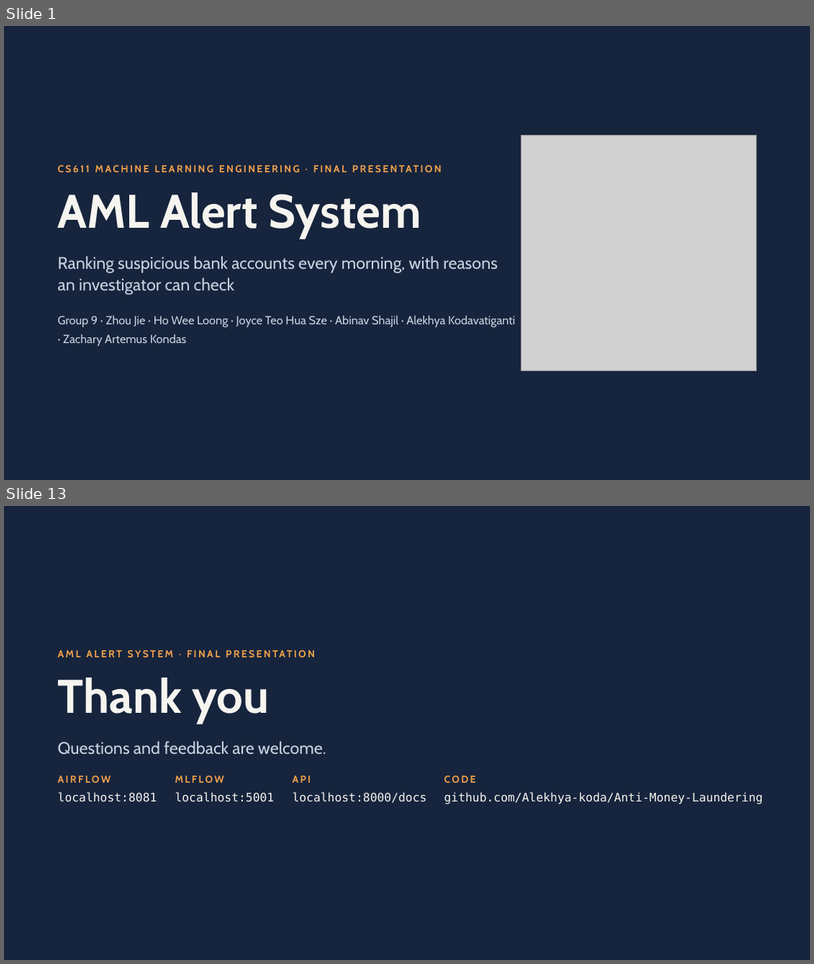
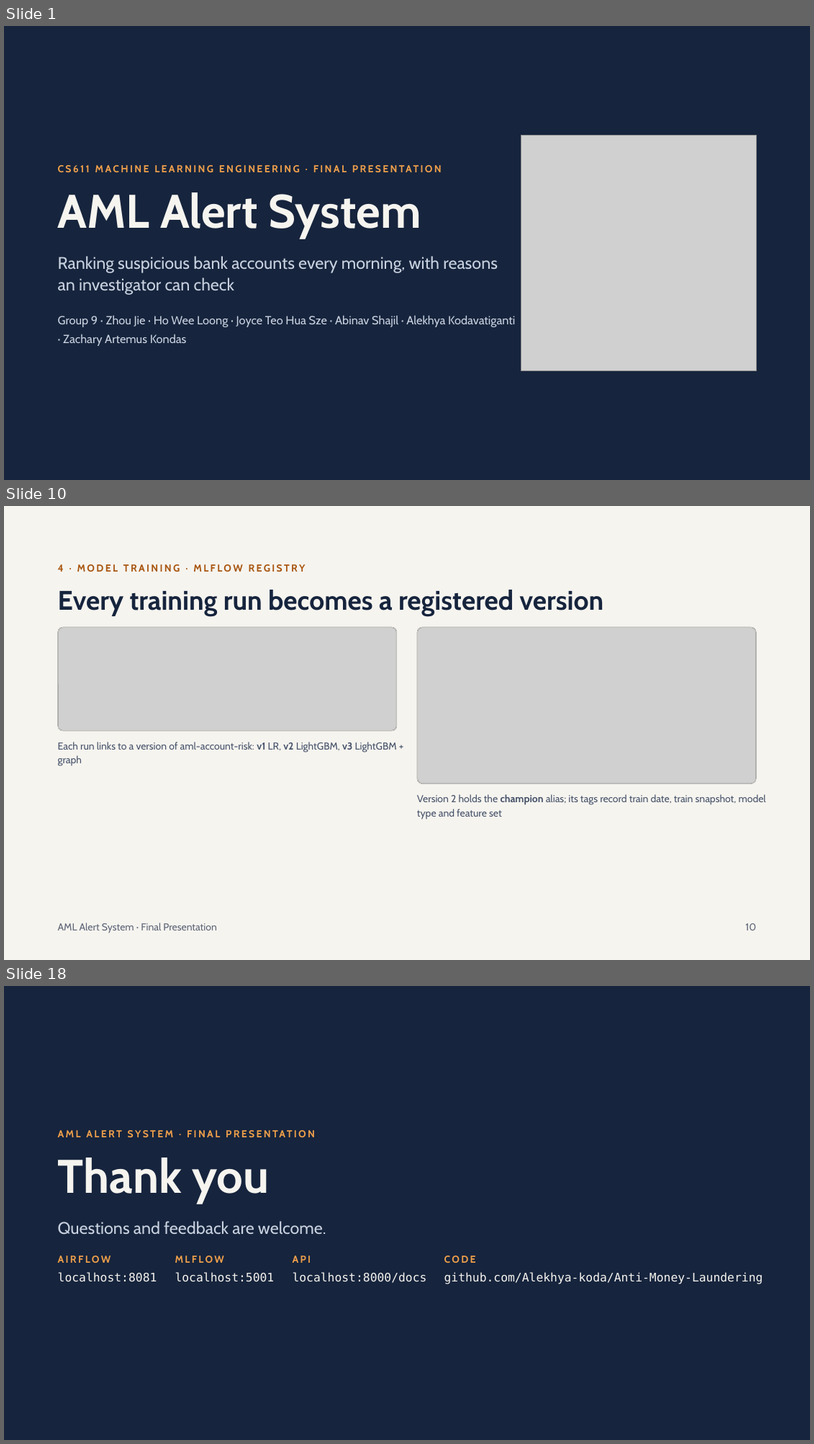
Before and after one commit to Alekhya-koda/Anti-Money-Laundering, a slide deck: reports/AML Alert System Final Presentation.pptx. Shown one above the other, each under a label of ours: slides 1 and 13 before the commit, slides 1, 10 and 18 after it; the slides between them are not shown. The pictures are 814x964 and 814x1444 pixels, drawn with LibreOffice and Linux fonts; fonts in the diff are those of the drawing; grey boxes stand for pictures. Boxes give left, top, right and bottom in pixels: in the first picture for what was removed or moved away, otherwise in the second. Text is boxed around its words. In the diff, an @@ line names an element or a change of style, - is before the commit and + after.

```diff
--- a/reports/AML Alert System Final Presentation.pptx
+++ b/reports/AML Alert System Final Presentation.pptx
@@ slide 10 added at <box>4,506,810,960</box>, background #F6F4EF @@
@@ text added at <box>58,564,306,572</box>, 12 pt, text #A8550F, bold @@
+4 · MODEL TRAINING · MLFLOW REGISTRY
@@ title added at <box>58,590,604,615</box>, 32 pt, text #16243D, bold @@
+Every training run becomes a registered version
@@ rounded rectangle added at <box>58,627,397,731</box>, fill #16243D @@
@@ rounded rectangle added at <box>58,627,396,731</box>, outline #E3DFD4 0.5 pt @@
@@ picture added at <box>59,628,397,731</box> @@
@@ rounded rectangle added at <box>417,627,756,784</box>, fill #16243D @@
@@ picture added at <box>418,628,756,784</box> @@
@@ rounded rectangle added at <box>418,627,756,783</box>, outline #E3DFD4 0.5 pt @@
@@ text added at <box>58,741,397,766</box>, 12 pt, text #46536A @@
+Each run links to a version of aml-account-risk: v1 LR, v2 LightGBM, v3 LightGBM + graph
@@ text added at <box>417,794,766,819</box>, 12 pt, text #46536A @@
+Version 2 holds the champion alias; its tags record train date, train snapshot, model type and feature set
@@ text added at <box>58,922,216,933</box>, 12 pt, text #5D6577 @@
+AML Alert System · Final Presentation
@@ text added at <box>746,923,756,930</box>, 12 pt, text #5D6577 @@
+10
@@ what was slide 13 is now slide 18 @@
```
Also in this commit, not shown: 11 slides changed, 4 other slides added, 5 other files.
